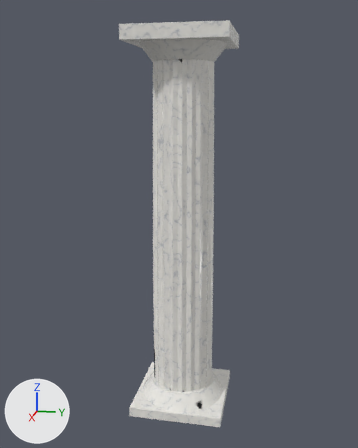
An edit to the glTF model examples/othello/game/assets/column.glb, drawn before and after from the same camera.
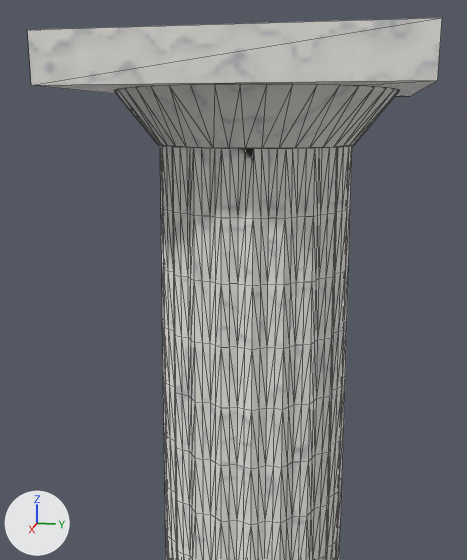
Each version is shown whole from a 50 mm lens placed at (4.15, 0.79, 2.72), pointed at (0.0, -0.04, 1.68), then close up from a 50 mm lens placed at (1.71, 0.28, 3.1), pointed at (-0.22, -0.1, 2.62). The lights are fixed; the arrows at lower left show +X, +Y and +Z. The older version's two pictures come first. The close-ups show mesh edges as thin lines. Vertices at exactly the same position are counted once.

The first close-up shows 'column-col'.
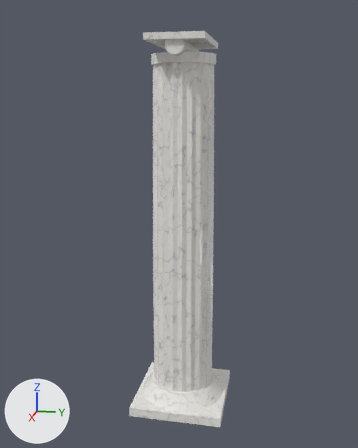
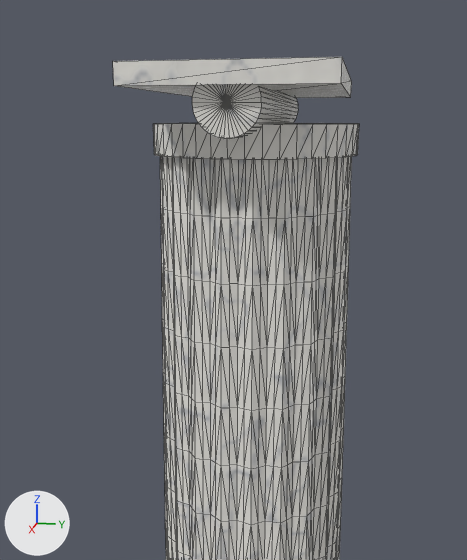
Commit message: arena: leverera jonisk pelare (validerad) som piedestal-glb

The change, as a list of edits to the scene's bpy script:
```text
Change me_column_col:
    used by ob_column_col; location = (0.0, 0.0, 0.0)
    remove me_column_col.from_pydata(...)  # 1785 vertices, 3552 faces; spans x -0.41..0.41, y -0.41..0.41, z 0.0..3.28
    add me_column_col.from_pydata(...)  # 1872 vertices, 3720 faces; spans x -0.41..0.41, y -0.41..0.41, z 0.0..3.22
    me_column_col part 1: a new loose piece, a box spanning x -0.393..0.393, y -0.231..0.231, z 3.169..3.217, in mat_column_export
    me_column_col part 2
    7 vertices are removed from x -0.41..0.41, y -0.41..0.41, z 3.04..3.28
    180 faces are deleted
    3 vertices in x 0.25, y -0.06..0.02, z 3.04 move by (0.01, 0.04, 0.05)
    3 vertices in x -0.25, y -0.02..0.06, z 3.04 move by (-0.01, -0.04, 0.05)
    80 vertices move from x -0.36..0.41, y -0.41..0.41, z 3.04..3.28 to x -0.37..0.37, y -0.26..0.26, z 3.02..3.12
    45 vertices are added at x -0.37..0.37, y -0.07..0.26, z 3.06..3.21
    41 new vertices lie (0.74, 0.0, 0.0) away from vertices in x -0.37, y -0.07..0.07, z 3.06..3.21
    336 new faces join them
    me_column_col part 3: 3491 kept faces spanning x -0.41..0.41, y -0.41..0.41, z 0.0..3.09 get new texture (UV) coordinates
```

Changed parts and their boxes [x1, y1, x2, y2] in the close-ups (467 x 560 px):
'column-col', reshaped: before [28, 18, 442, 560]; after [113, 57, 359, 560]
part 1 of me_column_col, added: after [113, 57, 352, 98]
part 2 of me_column_col, cut back: before [28, 18, 442, 148]; after [153, 85, 359, 160]
part 3 of me_column_col, surface changed: before [114, 84, 400, 560]; after [153, 124, 359, 560]
